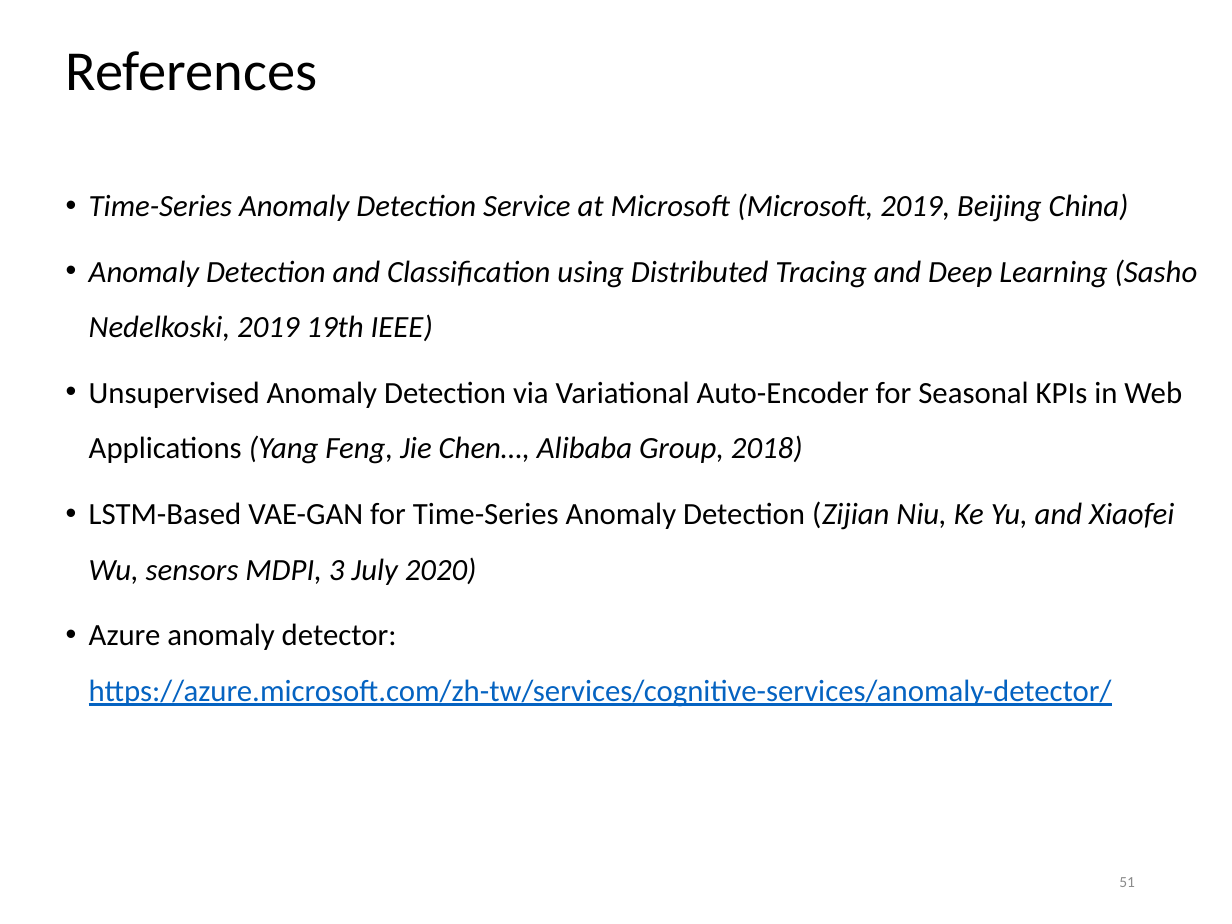
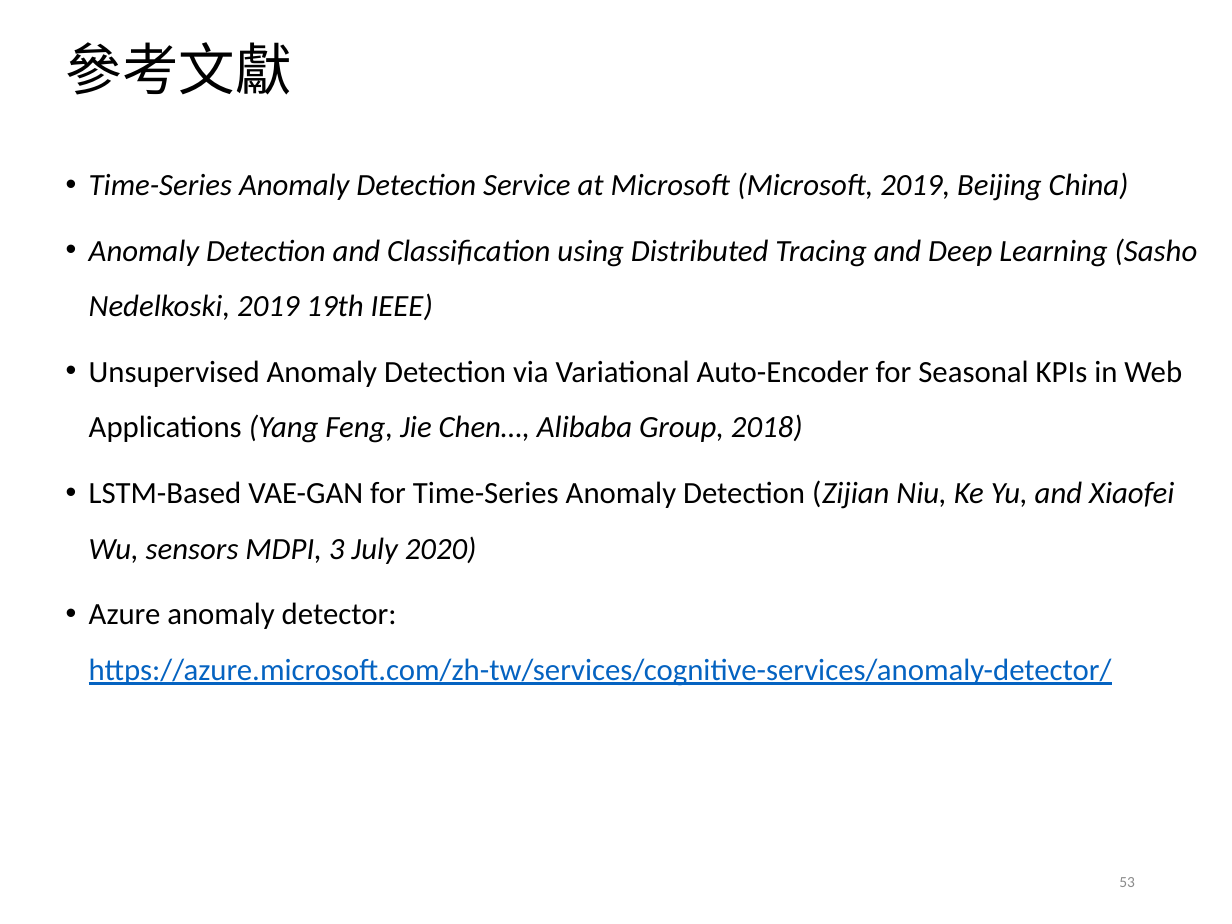
Before and after one commit to alvinyee860120/AIOps-anomaly-detection, a slide deck: slide 53 of AIOps結案報告.pptx (slide 51 before the commit). Drawn at 1232x924 pixels with LibreOffice and Linux fonts; fonts in the diff are those of the drawing; background and template pictures are left out. Boxes give left, top, right and bottom in pixels: in the first picture for what was removed or moved away, otherwise in the second. Text is boxed around its words. In the diff, an @@ line names an element or a change of style, - is before the commit and + after.

```diff
--- a/AIOps結案報告.pptx
+++ b/AIOps結案報告.pptx
@@ title at [66,42,292,95]: text changed @@
-References
+參考文獻
@@ text "Time-Series Anomaly Detection Service at ...": place and size @@
-text "Time-Series Anomaly Detection Service at ..." at [89,193,1198,707]
+text "Time-Series Anomaly Detection Service at ..." at [89,172,1198,686]
@@ page number at [1119,877,1135,887]: text changed @@
-51
+53
```
Also in this commit, not shown: 25 other slides changed, 14 slides added, 12 slides removed.
